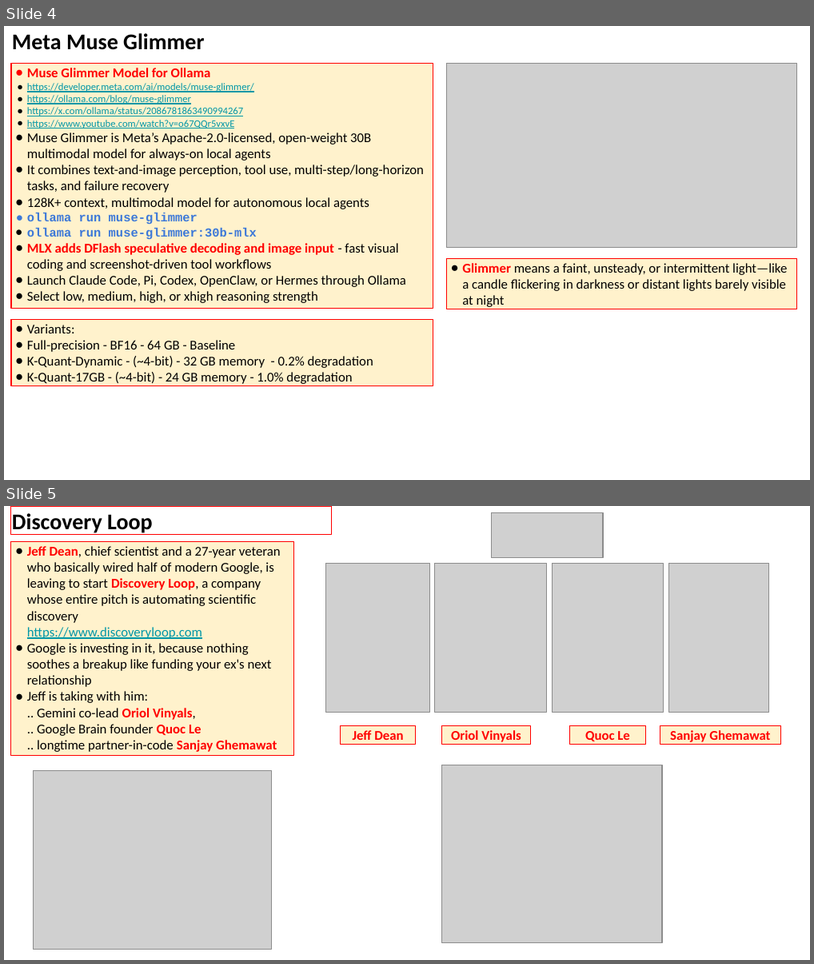
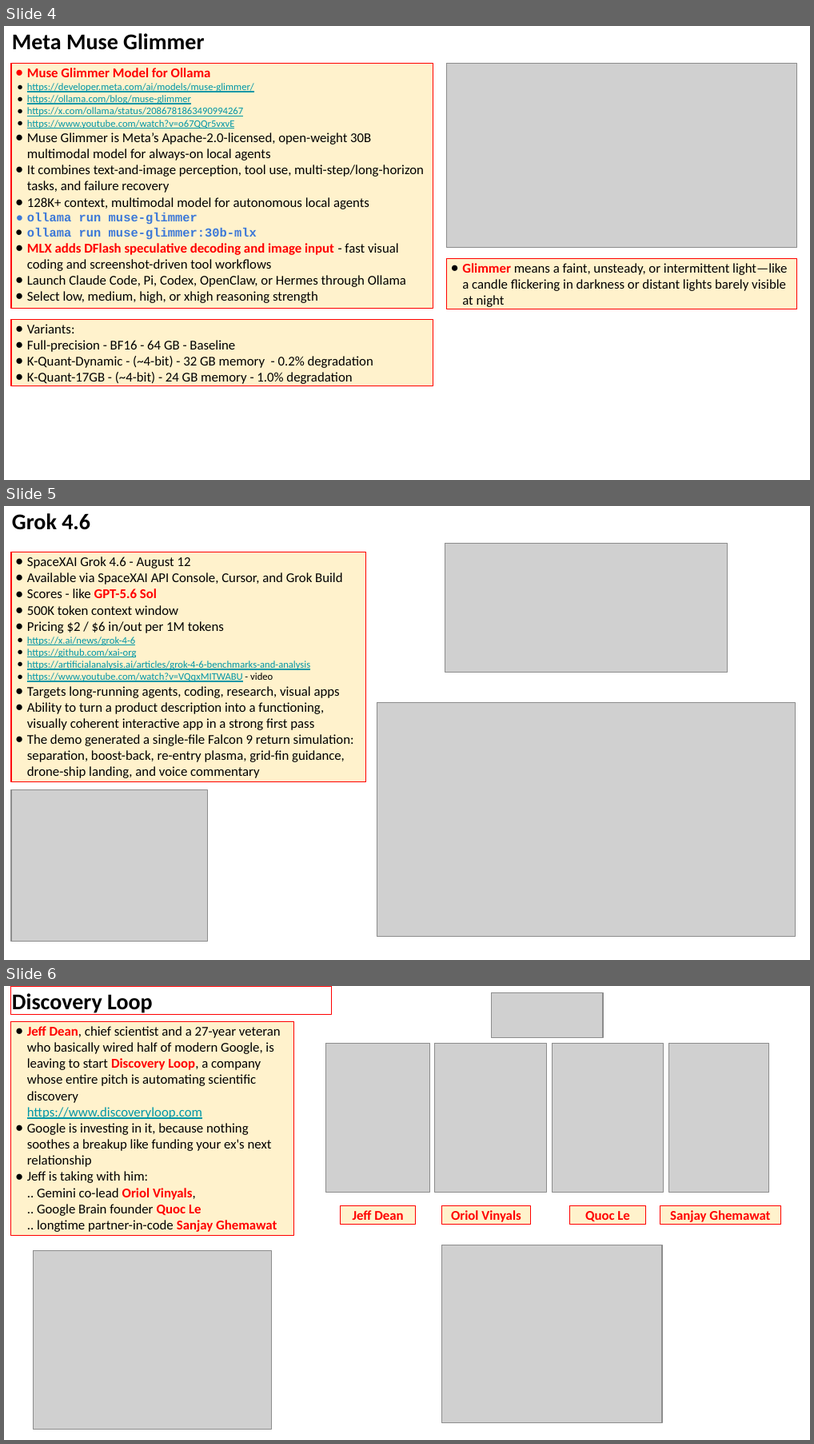
Before and after one commit to lselector/seminar, a slide deck: 2026/2026-08-14-AI-Updates.pptx. Shown one above the other, each under a label of ours: slides 4 and 5 before the commit, slides 4, 5 and 6 after it. The pictures are 814x964 and 814x1444 pixels, drawn with LibreOffice and Linux fonts; fonts in the diff are those of the drawing; grey boxes stand for pictures. Boxes give left, top, right and bottom in pixels: in the first picture for what was removed or moved away, otherwise in the second. Text is boxed around its words. In the diff, an @@ line names an element or a change of style, - is before the commit and + after.

```diff
--- a/2026/2026-08-14-AI-Updates.pptx
+++ b/2026/2026-08-14-AI-Updates.pptx
@@ slide 5 added at [4, 506, 810, 960], background #FFFFFF @@
@@ text added at [12, 513, 90, 530], 20 pt, text #000000, bold @@
+Grok 4.6
@@ rectangle added at [11, 552, 366, 782], fill #FFF2CC, outline #FF0000 0.75 pt, 12 pt, text #000000 @@
+● SpaceXAI Grok 4.6 - August 12
+● Available via SpaceXAI API Console, Cursor, and Grok Build
+● Scores - like GPT-5.6 Sol
+● 500K token context window
+● Pricing $2 / $6 in/out per 1M tokens
+● https://x.ai/news/grok-4-6
+● https://github.com/xai-org
+● https://artificialanalysis.ai/articles/grok-4-6-benchmarks-and-analysis
+● https://www.youtube.com/watch?v=VQqxMITWABU - video
+● Targets long-running agents, coding, research, visual apps
+● Ability to turn a product description into a functioning, visually coherent interactive app in a strong first pass
+● The demo generated a single-file Falcon 9 return simulation: separation, boost-back, re-entry plasma, grid-fin guidance, drone-ship landing, and voice commentary
@@ picture added at [446, 543, 728, 672] @@
@@ picture added at [378, 703, 796, 936] @@
@@ picture added at [11, 790, 208, 940] @@
@@ what was slide 5 is now slide 6 @@
```
Also in this commit, not shown: 8 slides changed, 1 slide removed.
